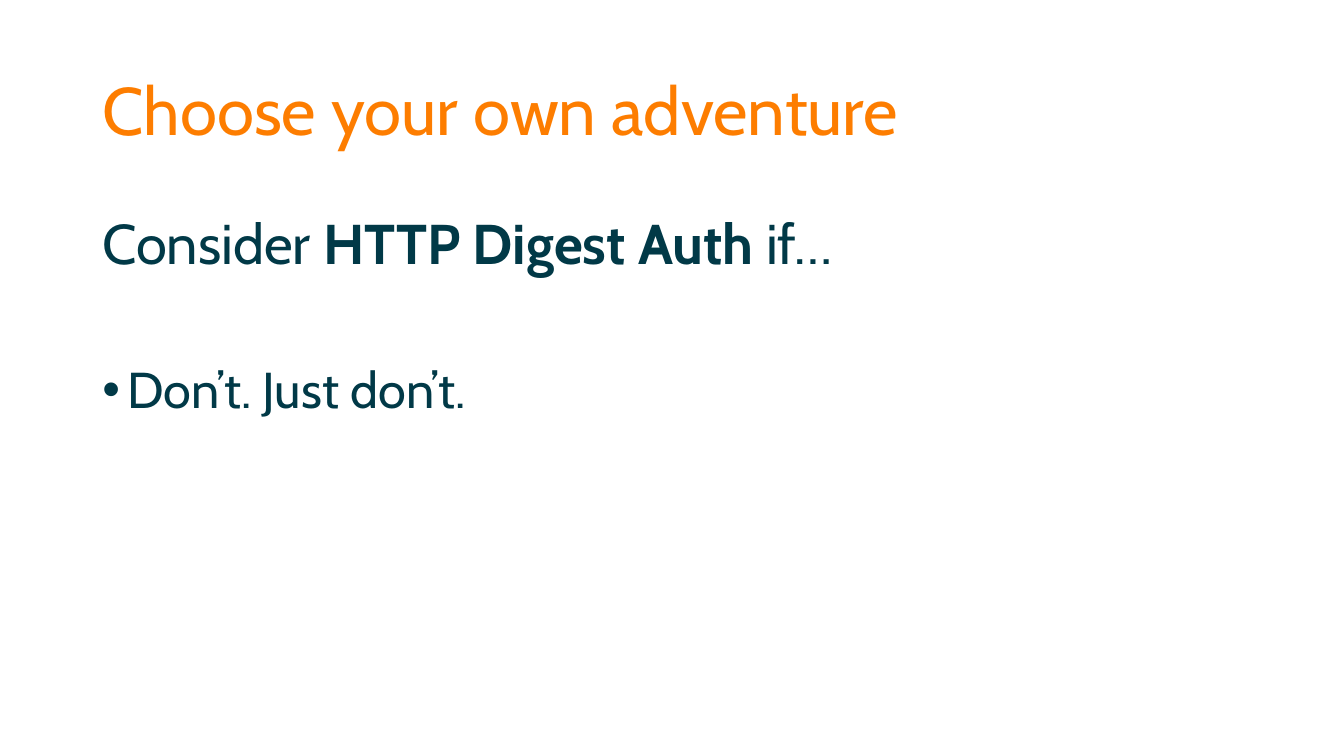
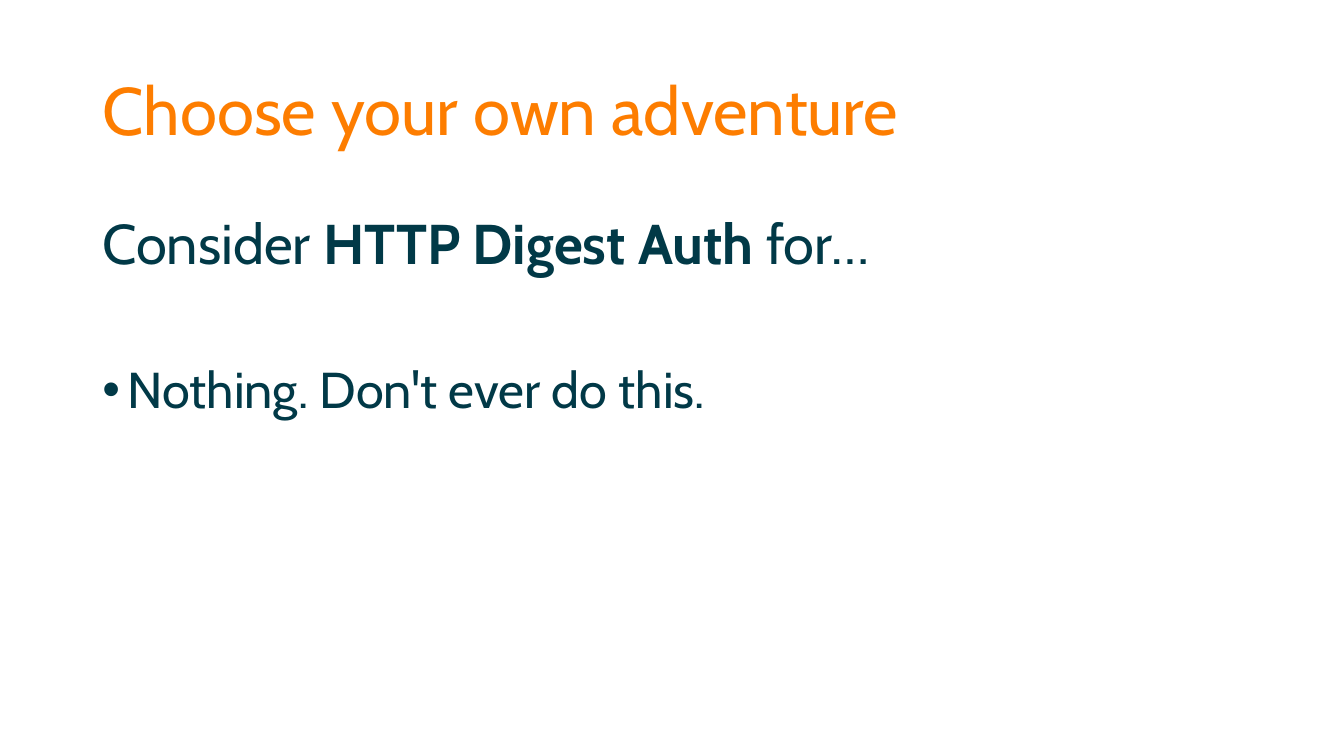
Before and after one commit to spetryjohnson/Securing-Your-API-Endpoints, a slide deck: slide 75 of Securing Your API Endpoints.pptx (slide 72 before the commit). Drawn at 1344x756 pixels with LibreOffice and Linux fonts; fonts in the diff are those of the drawing. Boxes give left, top, right and bottom in pixels: in the first picture for what was removed or moved away, otherwise in the second. Text is boxed around its words. In the diff, an @@ line names an element or a change of style, - is before the commit and + after.

```diff
--- a/Securing Your API Endpoints.pptx
+++ b/Securing Your API Endpoints.pptx
@@ text at [102, 222, 869, 419]: text changed @@
-Consider HTTP Digest Auth if…
-• Don’t. Just don’t.
+Consider HTTP Digest Auth for…
+• Nothing. Don't ever do this.
```
Also in this commit, not shown: 19 other slides changed, 3 slides added, 3 other files.
